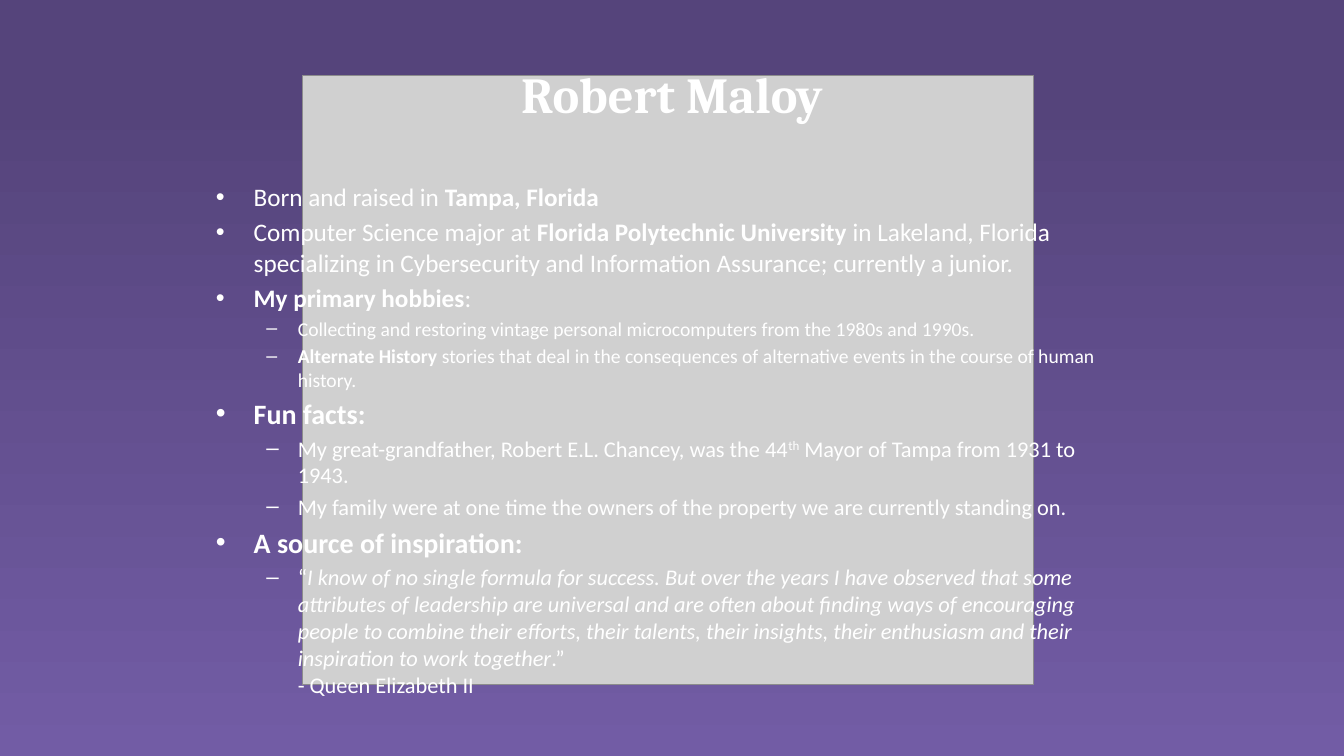
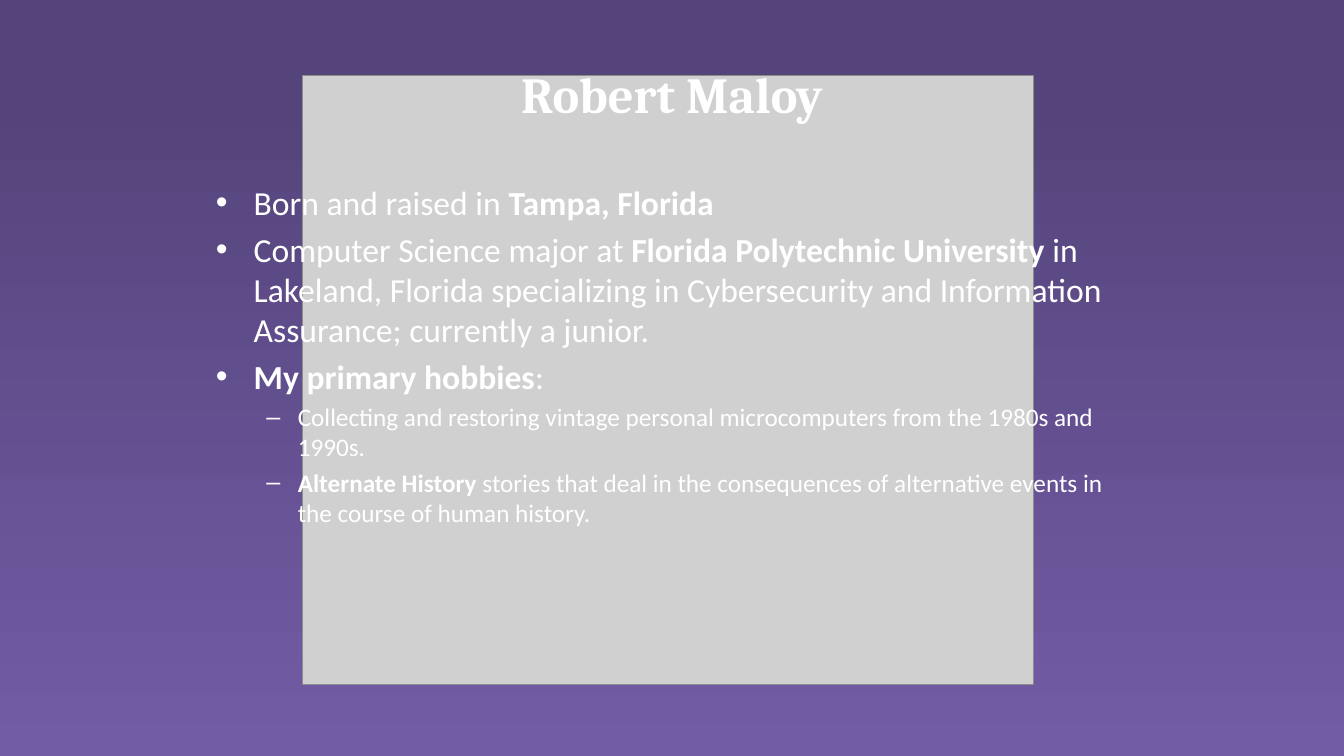
Before and after one commit to AsamiT/selflearn, a slide deck: slide 2 of InternProject.pptx. Drawn at 1344x756 pixels with LibreOffice and Linux fonts; fonts in the diff are those of the drawing; grey boxes stand for pictures. Boxes give left, top, right and bottom in pixels: in the first picture for what was removed or moved away, otherwise in the second. Text is boxed around its words. In the diff, an @@ line names an element or a change of style, - is before the commit and + after.

```diff
--- a/InternProject.pptx
+++ b/InternProject.pptx
@@ text "Born and raised in Tampa, ..." at [254,187,1102,528]: size 18 to 24 pt in "Born and raised in Tampa, Florida", "Computer Science major at Florida Polytechnic University ...", "My primary hobbies:"; size 14 to 18 pt in "Collecting and restoring vintage personal microcomputers fro ...", "Alternate History stories that deal in the ..."; more space between paragraphs @@
@@ text at [254,405,1075,699]: paragraphs removed @@
-• Fun facts:
-  – My great-grandfather, Robert E.L. Chancey, was the 44th Mayor of Tampa from 1931 to 1943.
-  – My family were at one time the owners of the property we are currently standing on.
-• A source of inspiration:
-  – “I know of no single formula for success. But over the years I have observed that some attributes of leadership are universal and are often about finding ways of encouraging people to combine their efforts, their talents, their insights, their enthusiasm and their inspiration to work together.”
-    - Queen Elizabeth II
```
Also in this commit, not shown: 4 other slides changed, 2 slides added, 1 slide removed.
